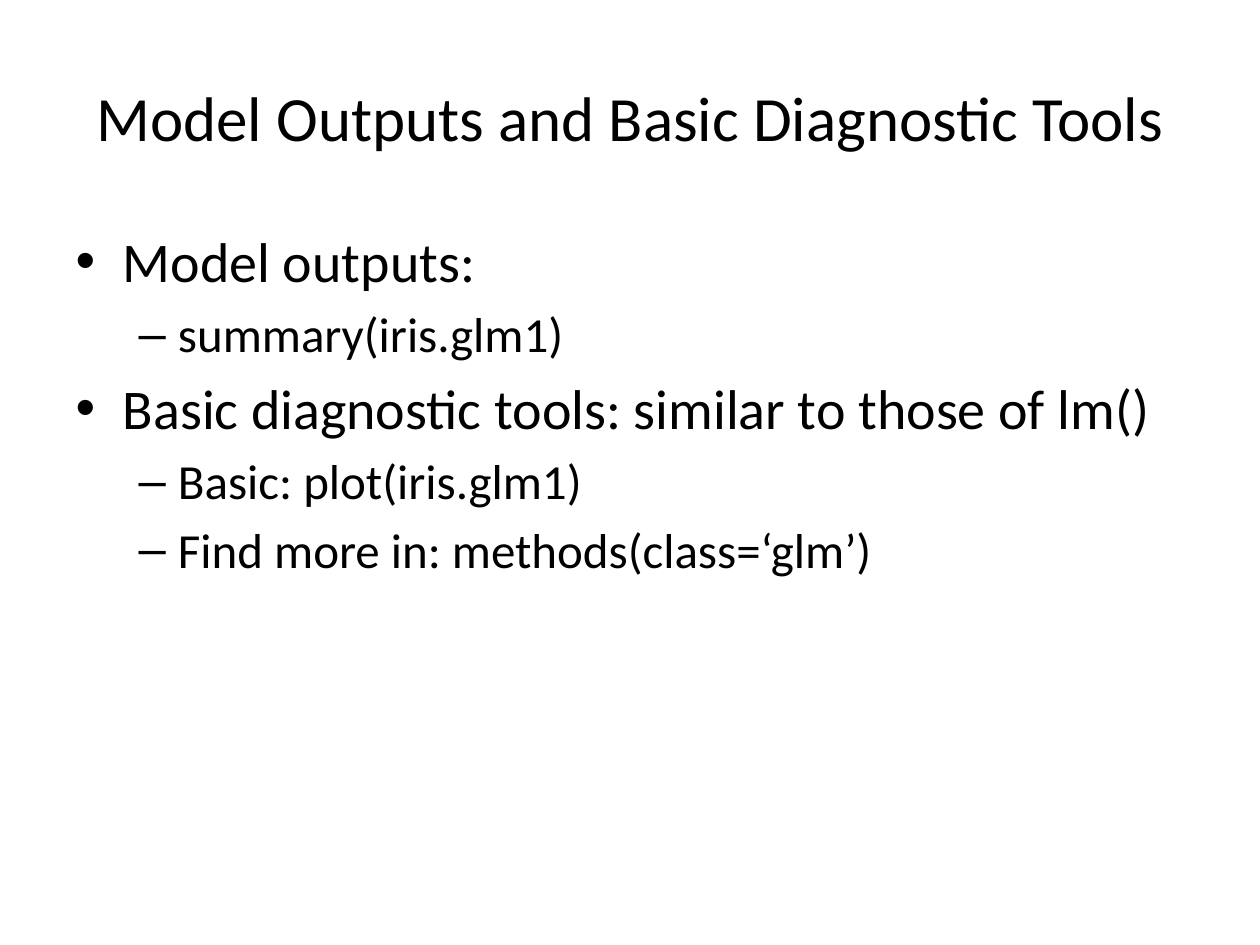
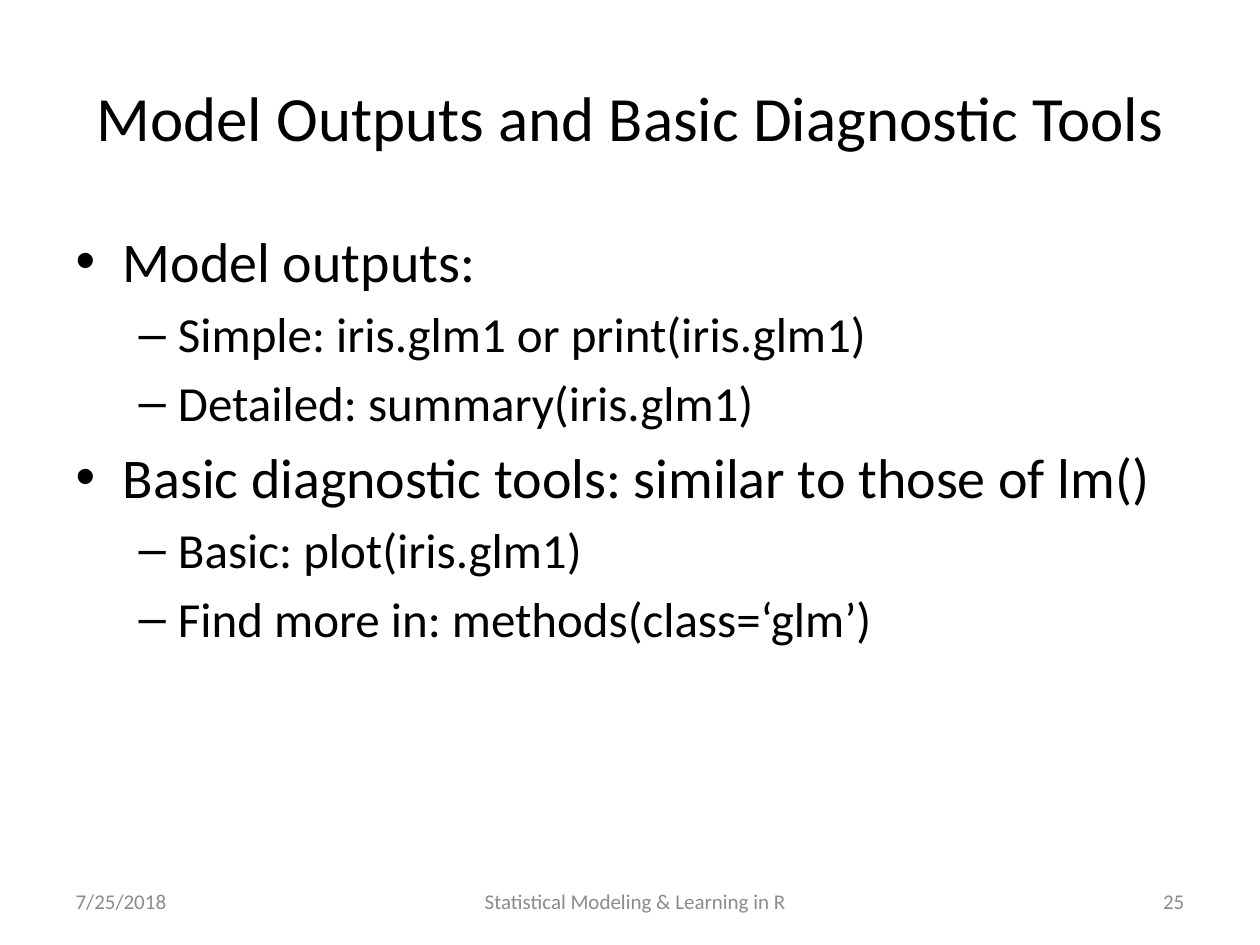
Before and after one commit to katherinesimeon/Statistical-Modeling-and-Learning-in-R, a slide deck: slide 25 of main.pptx (slide 22 before the commit). Drawn at 1260x945 pixels with LibreOffice and Linux fonts; fonts in the diff are those of the drawing. Boxes give left, top, right and bottom in pixels: in the first picture for what was removed or moved away, otherwise in the second. Text is boxed around its words. In the diff, an @@ line names an element or a change of style, - is before the commit and + after.

```diff
--- a/main.pptx
+++ b/main.pptx
@@ text at [178, 316, 866, 430]: text changed @@
-  – summary(iris.glm1)
+  – Simple: iris.glm1 or print(iris.glm1)
+  – Detailed: summary(iris.glm1)
@@ text added at [76, 894, 167, 910], 12 pt, text #8C8C8C @@
+7/25/2018
@@ text added at [485, 894, 785, 913], 12 pt, text #8C8C8C @@
+Statistical Modeling & Learning in R
@@ page number added at [1163, 895, 1184, 909], 12 pt, text #8C8C8C @@
+25
```
Also in this commit, not shown: 66 other slides changed, 12 slides added, 1 other file.
